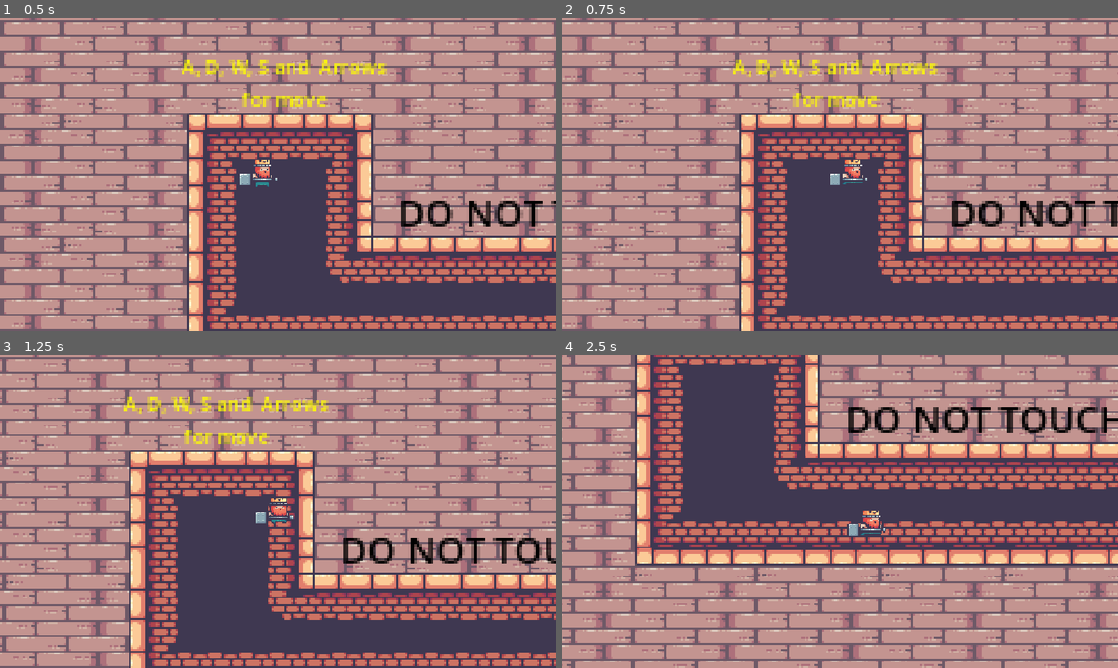
Above: before the commit, frames 1-4 (two rows, left to right).
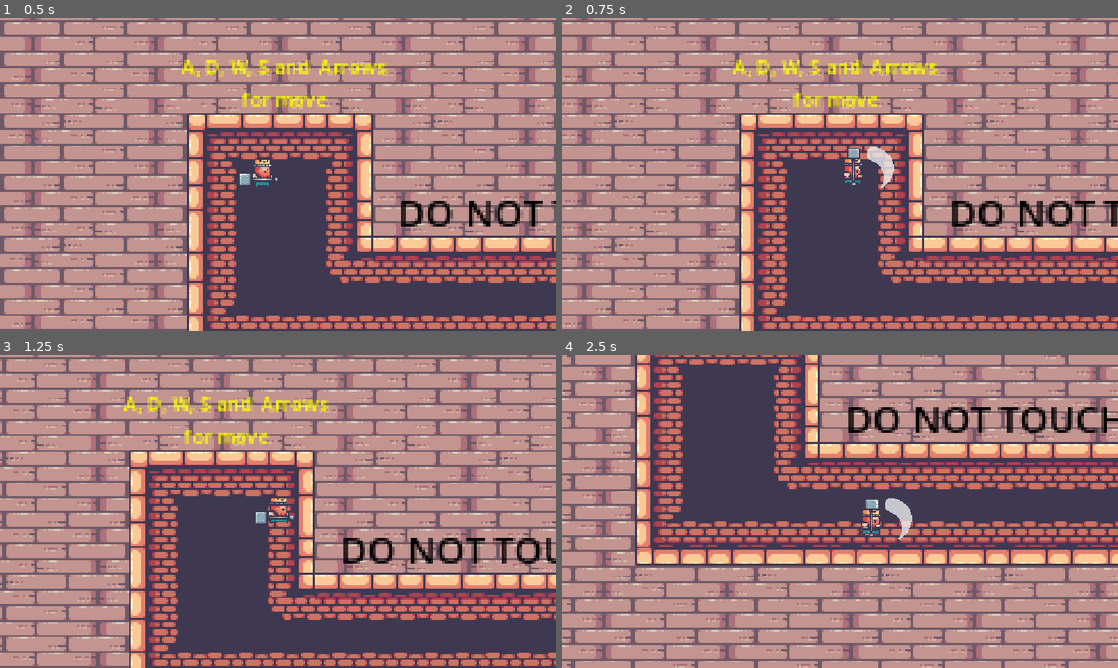
Above: after the commit, the same moments.

Repository: baraamo1/get_out
Game: Godot game, scene res://scenes/game.tscn
Two runs of this game, one before a commit and one after it. Both use one fixed random seed, a clock stepped at 60 frames per second and the inputs below.
Inputs (mouse positions are in pixels of both pictures, inside the frame that each line leads up to):
- Up to frame 1 (0.5 s): no input
- Up to frame 2 (0.75 s): tap Enter at 0.5 s; move the mouse to (834, 174) at 0.52 s; hold D (right) from 0.53 s (still down); tap J (shot) at 0.6 s; click (834, 174) at 0.67 s
- Up to frame 3 (1.25 s): keep holding D (right)
- Up to frame 4 (2.5 s): move the mouse to (728, 527) at 1.27 s; release D (right) at 1.28 s; hold S (down) 1.28-2.03 s; tap J (shot) at 1.35, 2.3 s; move the mouse to (895, 442) at 2.02 s; hold D (right) from 2.03 s (still down); tap Alt at 2.1 s

Frame 1 is identical in both runs. In frame 2, 0.6% of the frame differs, in the area x 48-60%, y 41-55%; in frame 3, less than 0.1%; in frame 4, 0.6%, in the area x 51-63%, y 45-59%.

Commit message:
bug

Diff:
--- a/scenes/game.tscn
+++ b/scenes/game.tscn
@@ -612,6 +612,9 @@
 position_smoothing_enabled = true
 position_smoothing_speed = 3.0
 
+[node name="Timer" type="Timer" parent="king_player" unique_id=939891583]
+wait_time = 0.4
+
 [node name="bombs" type="Node" parent="." unique_id=2023391200]
 
 [node name="bomb" parent="bombs" unique_id=1282091265 instance=ExtResource("5_iywne")]
@@ -694,3 +697,4 @@
 position = Vector2(928, 61)
 
 [connection signal="input_event" from="king_player" to="king_player" method="_on_input_event"]
+[connection signal="timeout" from="king_player/Timer" to="king_player" method="_on_timer_timeout"]
--- a/scenes/king_player.gd
+++ b/scenes/king_player.gd
@@ -2,6 +2,8 @@
 extends CharacterBody2D
 
 @onready var playeranimation: AnimatedSprite2D = $AnimatedSprite2D
+@onready var timer: Timer = $Timer
+
 
 @export var speed = 100
 var v2 = Vector2.ZERO
@@ -28,18 +30,11 @@
 
 	velocity = v2.normalized() * speed
 	move_and_slide()
+	if Input.is_action_just_pressed("shot"):
+		playeranimation.play("attack")
+		timer.start()
 
-	if v2 != Vector2.ZERO:
-		if playeranimation.animation != "run":
-			playeranimation.play("run")
-		if Input.is_action_just_pressed("shot"):
-				playeranimation.play("attack")
 
-	else:
-		if playeranimation.animation != "idle":
-			playeranimation.play("idle")
-		if Input.is_action_just_pressed("shot"):
-			playeranimation.play("attack")
 
 var is_dead = false
 func die():
@@ -47,3 +42,12 @@
 		return
 	is_dead = true
 	playeranimation.play("dead")
+
+
+func _on_timer_timeout() -> void:
+	if v2 != Vector2.ZERO:
+		if playeranimation.animation != "run":
+			playeranimation.play("run")
+	else:
+		if playeranimation.animation != "idle":
+			playeranimation.play("idle")
--- a/scenes/king_player.tscn
+++ b/scenes/king_player.tscn
@@ -123,7 +123,7 @@
 }],
 "loop": 0,
 "name": &"attack",
-"speed": 5.0
+"speed": 9.0
 }, {
 "frames": [{
 "duration": 1.0,
--- a/scenes/the_pig.gd
+++ b/scenes/the_pig.gd
@@ -29,5 +29,5 @@
 
 
 
-func _on_area_2d_body_entered(body: Node2D) -> void:
+func _on_body_entered(body: Node2D) -> void:
 	pass # Replace with function body.
--- a/scenes/the_pig.tscn
+++ b/scenes/the_pig.tscn
@@ -3,6 +3,9 @@
 [ext_resource type="Texture2D" uid="uid://b5merti3sy56j" path="res://assets/Kings and Pigs/Sprites/03-Pig/Idle (34x28).png" id="1_3e0dq"]
 [ext_resource type="Script" uid="uid://dfq1jv2feo0pb" path="res://scenes/the_pig.gd" id="1_p8tuf"]
 [ext_resource type="Texture2D" uid="uid://cg8avao1imyji" path="res://assets/Kings and Pigs/Sprites/03-Pig/Run (34x28).png" id="3_vndfv"]
+
+[sub_resource type="CircleShape2D" id="CircleShape2D_xiplf"]
+radius = 7.0
 
 [sub_resource type="AtlasTexture" id="AtlasTexture_kle14"]
 atlas = ExtResource("1_3e0dq")
@@ -136,17 +139,18 @@
 "speed": 8.0
 }]
 
-[sub_resource type="CircleShape2D" id="CircleShape2D_xiplf"]
-radius = 7.0
-
 [node name="the_pig" type="CharacterBody2D" unique_id=1828902438]
 script = ExtResource("1_p8tuf")
+
+[node name="Area2D" type="Area2D" parent="." unique_id=440268966]
+
+[node name="CollisionShape2D" type="CollisionShape2D" parent="Area2D" unique_id=906735788]
+position = Vector2(2, 6)
+shape = SubResource("CircleShape2D_xiplf")
 
 [node name="AnimatedSprite2D" type="AnimatedSprite2D" parent="." unique_id=1289255394]
 sprite_frames = SubResource("SpriteFrames_lrn7f")
 animation = &"run"
 autoplay = "idle"
 
-[node name="CollisionShape2D" type="CollisionShape2D" parent="." unique_id=906735788]
-position = Vector2(2, 6)
-shape = SubResource("CircleShape2D_xiplf")
+[connection signal="body_entered" from="Area2D" to="." method="_on_area_2d_body_entered"]
